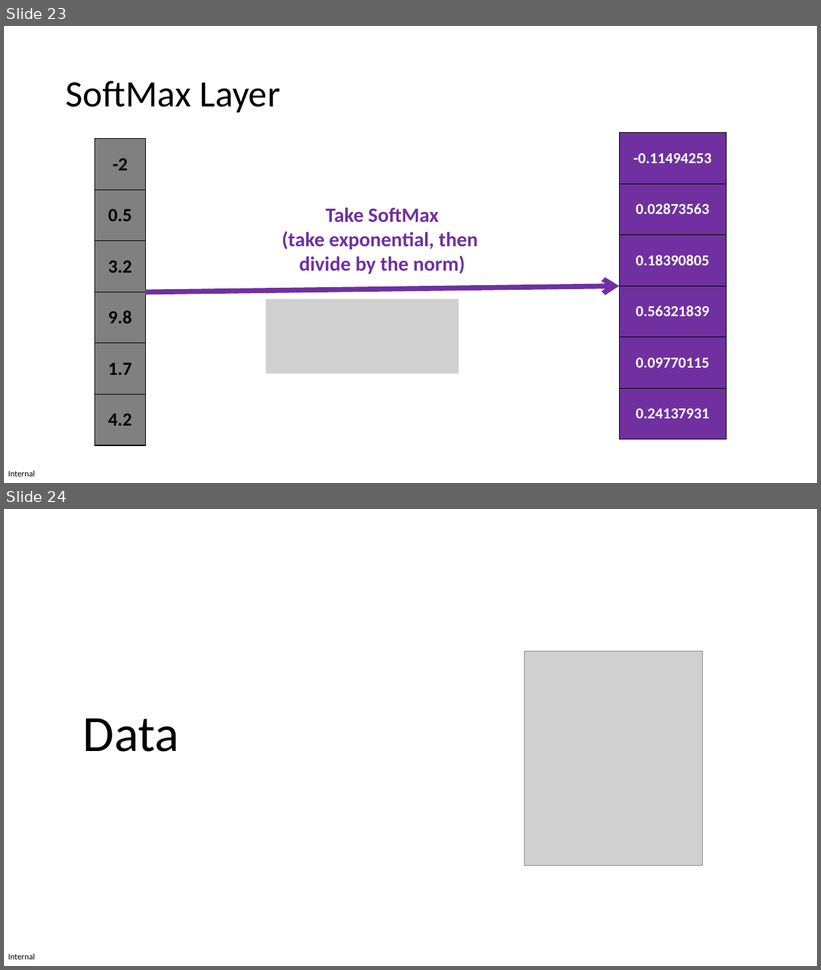
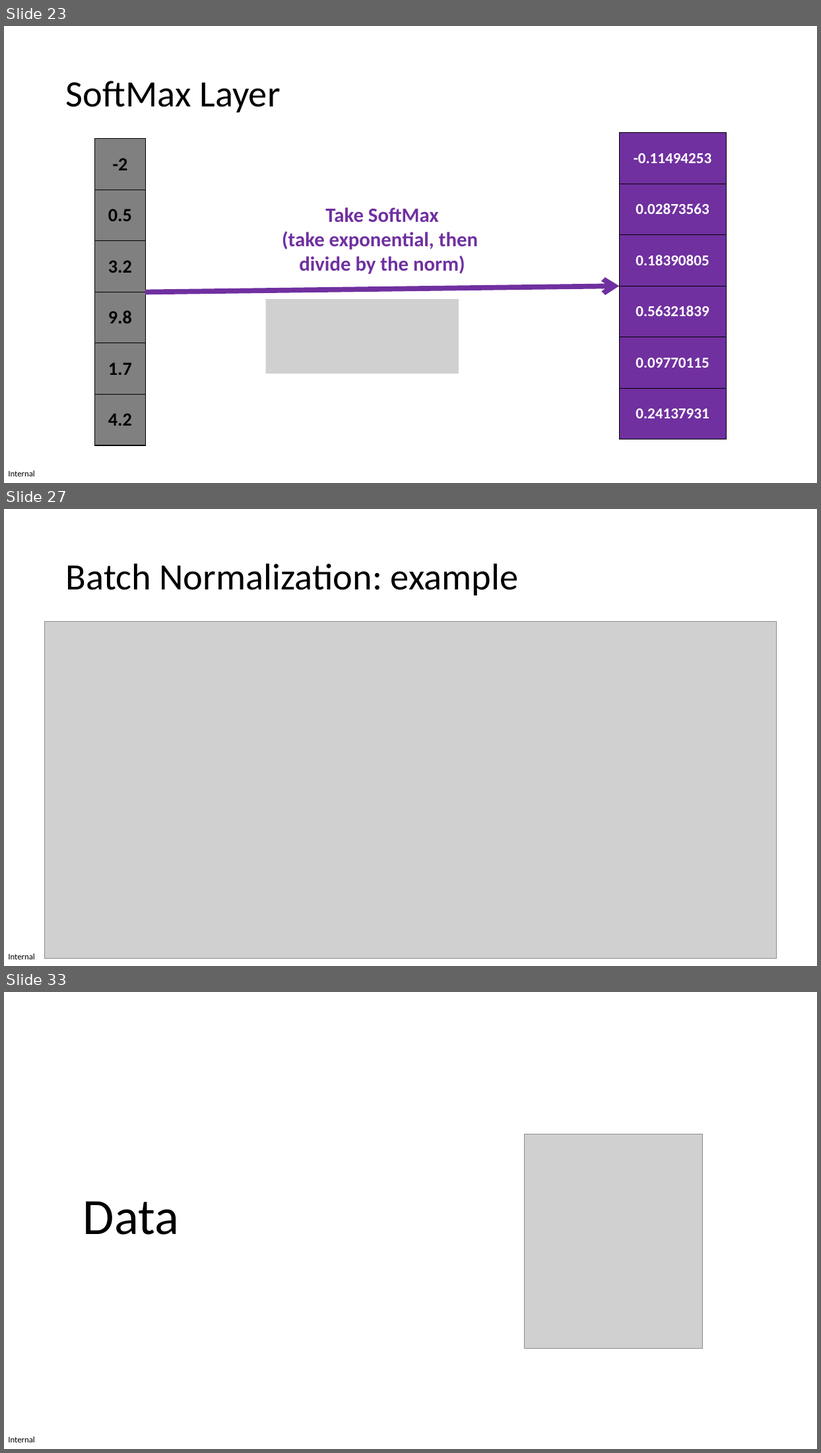
Before and after one commit to pauldubois98/AdcancedTopicsDataScience2026, a slide deck: Course09/slides.pptx. Shown one above the other, each under a label of ours: slides 23 and 24 before the commit, slides 23, 27 and 33 after it; the slides between them are not shown. The pictures are 821x970 and 821x1453 pixels, drawn with LibreOffice and Linux fonts; fonts in the diff are those of the drawing; grey boxes stand for pictures. Boxes give left, top, right and bottom in pixels: in the first picture for what was removed or moved away, otherwise in the second. Text is boxed around its words. In the diff, an @@ line names an element or a change of style, - is before the commit and + after.

Commit message:
added batch norm slides

```diff
--- a/Course09/slides.pptx
+++ b/Course09/slides.pptx
@@ slide 27 added at (4, 509, 817, 966), background #FFFFFF; not listed: 1 template element that a slide beside it also shows @@
@@ title added at (66, 563, 518, 595), 44 pt, text #000000 @@
+Batch Normalization: example
@@ picture added at (45, 622, 777, 958) @@
@@ what was slide 24 is now slide 33 @@
```
Also in this commit, not shown: 8 other slides added.
